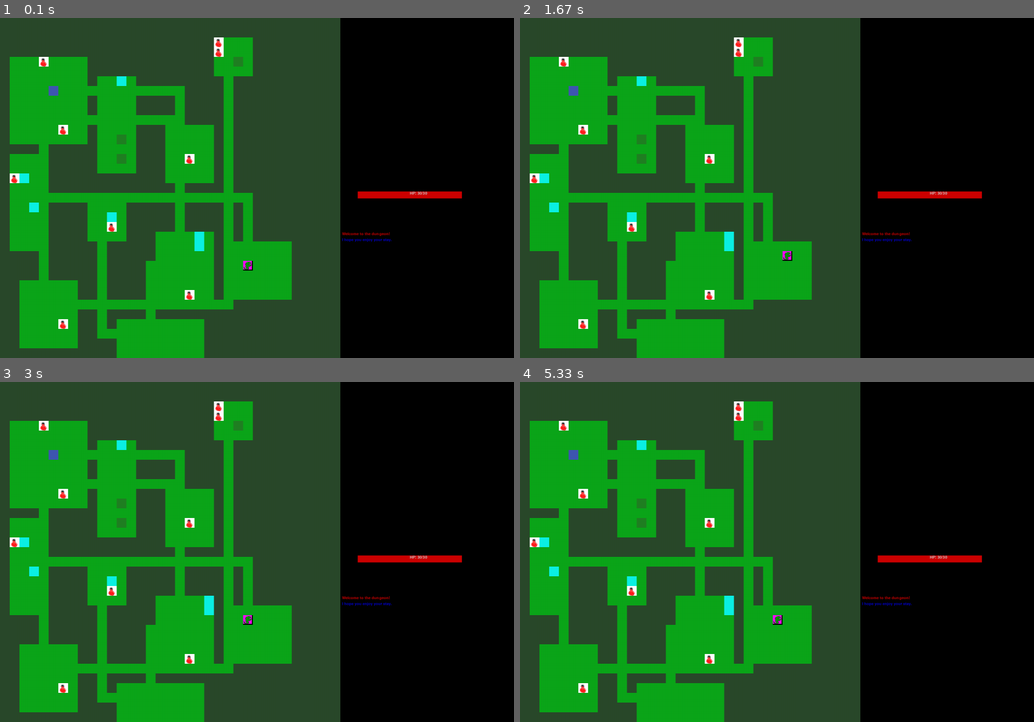
Above: before the commit, frames 1-4 (two rows, left to right).
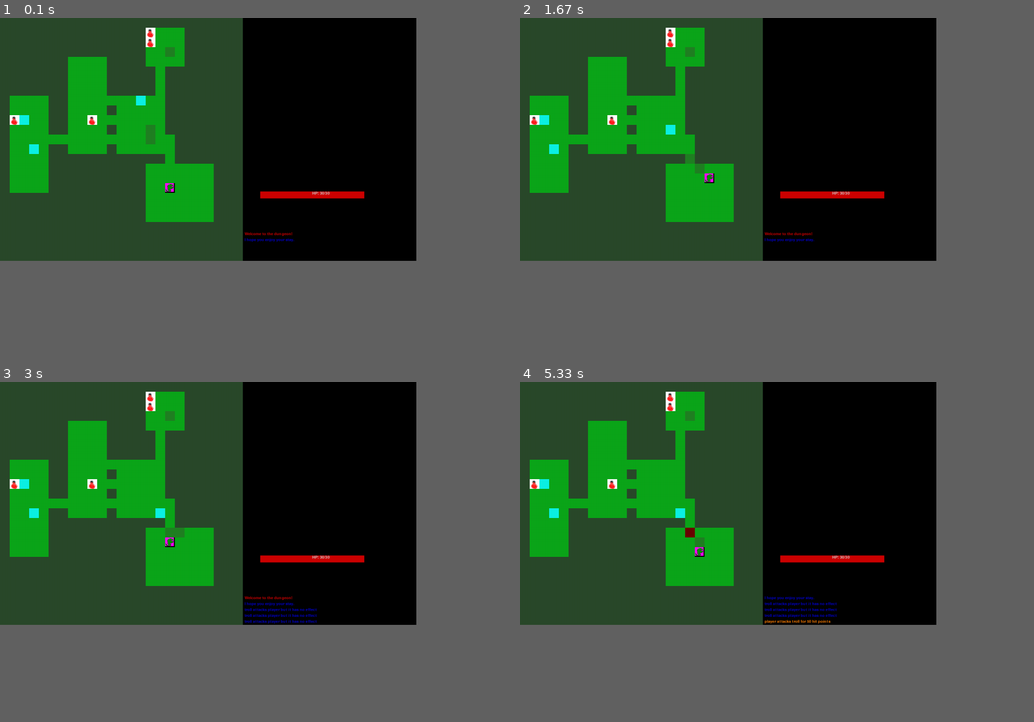
Above: after the commit, the same moments.

Repository: flyguy10269/pygametutorial
Game: pygame game, started from pygametut.py
The game is run twice, just before and just after one commit, with the same random seed, the same clock (stepped at 60 frames per second) and the same inputs. The source is Python 2; it was converted automatically to run under Python 3.
Inputs (mouse positions are in pixels of both pictures, inside the frame that each line leads up to):
- Up to frame 1 (0.1 s): no input
- Up to frame 2 (1.67 s): hold Right 0.33-0.8 s; move the mouse to (715, 150) at 0.37 s; hold Up 0.83-1.13 s; move the mouse to (864, 133) at 0.87 s; hold Right 1.17-1.63 s; move the mouse to (627, 140) at 1.2 s
- Up to frame 3 (3 s): hold Left 1.67-2.2 s; move the mouse to (77, 467) at 1.7 s; tap I at 1.82 s; hold Down 2.23-2.53 s; move the mouse to (267, 419) at 2.27 s; hold Left 2.57-2.97 s; move the mouse to (257, 524) at 2.6 s
- Up to frame 4 (5.33 s): hold Up 3-3.37 s; move the mouse to (735, 422) at 3.03 s; tap I at 3.15 s; hold Right 3.4-4.03 s; move the mouse to (576, 497) at 3.43 s; hold Down 4.07-4.43 s; move the mouse to (735, 528) at 4.1 s; hold Right from 4.97 s (still down); move the mouse to (833, 541) at 5 s
In our replay, the window is 900x595 before the commit and 729x425 after it. These sizes can differ from the game's own. Grey fills any space a smaller window leaves; there, only what the larger window draws over its background counts as a difference.

The runs differ from the first frame. In frame 1, 47% of the frame differs, in the area x 0-90%, y 0-100%; in frame 2, 47%; in frame 3, 47%; in frame 4, 47%.

Commit message:
Map changes size based on screen resolution

Diff:
--- a/pygametut.py
+++ b/pygametut.py
@@ -25,7 +25,7 @@
 MAX_ROOM_MONSTERS=3
 MAX_ROOM_ITEMS=2
 
-fullscreen = False
+fullscreen = True
 
 #items
 HP_POTION_AMOUNT = 5
@@ -44,8 +44,11 @@
 BGCOLOR = colors['black']
 
 #SCREEN SIZING
+infoObject = pg.display.Info()
+
+
 TILE_SIZE = 28
-MAP_SIZE = 35
+MAP_SIZE = infoObject.current_h/TILE_SIZE
 map = []
 LIMIT_FPS = 30
 fpsClock = pg.time.Clock()
@@ -70,7 +73,8 @@
 HP_BAR_Y = 500
 
 #main surface window
-window = pg.display.set_mode((TILE_SIZE*MAP_SIZE+500,TILE_SIZE*MAP_SIZE))
+window = pg.display.set_mode((TILE_SIZE*MAP_SIZE+500,TILE_SIZE*MAP_SIZE),
+	pg.FULLSCREEN)
 #GUI side panel
 panel = pg.Surface((500,(TILE_SIZE*MAP_SIZE)))
 
@@ -337,6 +341,7 @@
 		map[x][y].block_sight = False
 
 def make_map():
+	print MAP_SIZE
 	print "making map"
 	global map
 
@@ -522,6 +527,7 @@
 					pg.FULLSCREEN)
 		fullscreen = True
 	else:
+		print 'unfullscreening'
 		window = pg.display.set_mode((TILE_SIZE*MAP_SIZE+500,TILE_SIZE*MAP_SIZE))
 		fullscreen = False
 
